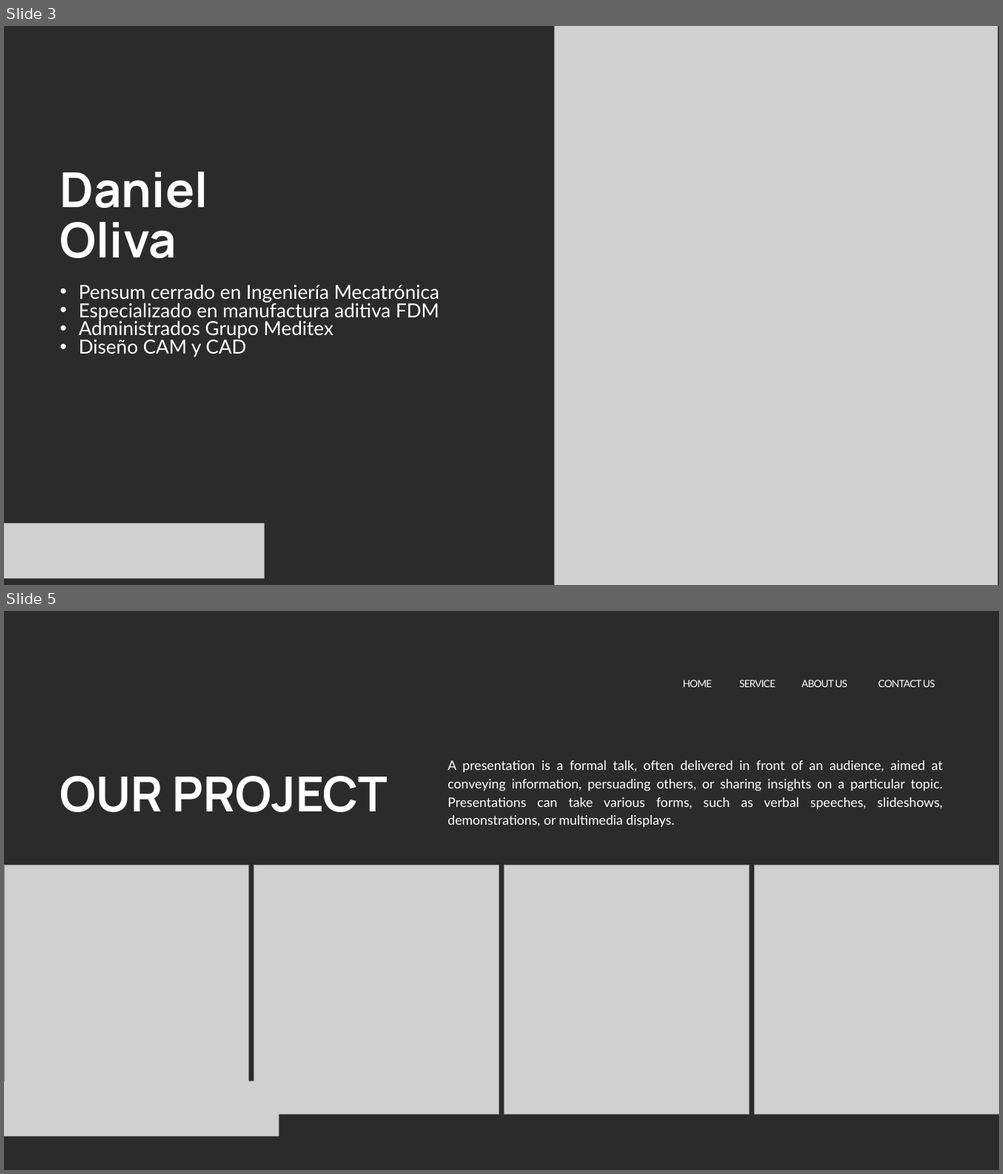
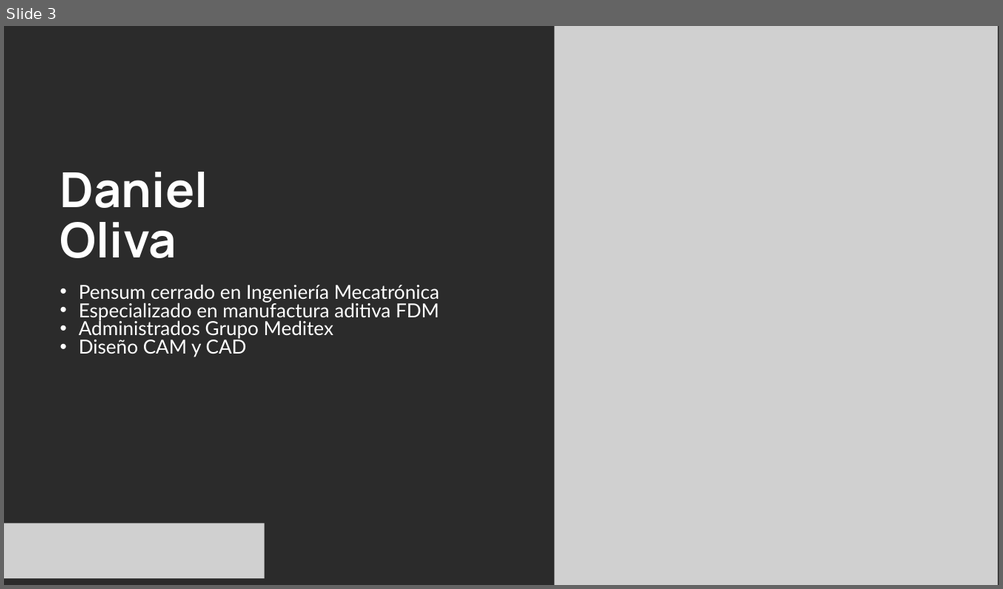
Before and after one commit to PabloJLM/ESPNOW-en-accion, a slide deck: Presentacion ESP NOW.pptx. Shown one above the other, each under a label of ours: slides 3 and 5 before the commit, slide 3 after it; the slides between them are not shown. The pictures are 1003x1174 and 1003x589 pixels, drawn with LibreOffice and Linux fonts; fonts in the diff are those of the drawing; grey boxes stand for pictures; background and template pictures are left out; a plain dark background stands for a picture behind light text. Boxes give left, top, right and bottom in pixels: in the first picture for what was removed or moved away, otherwise in the second. Text is boxed around its words. In the diff, an @@ line names an element or a change of style, - is before the commit and + after.

```diff
--- a/Presentacion ESP NOW.pptx
+++ b/Presentacion ESP NOW.pptx
@@ slide 5 removed at [4,611,999,1170], background picture (left out) @@
@@ text removed at [683,680,711,687] @@
-  HOME
@@ text removed at [739,680,775,687] @@
-  SERVICE
@@ text removed at [801,680,848,687] @@
-  ABOUT US
@@ text removed at [878,680,935,687] @@
-  CONTACT US
@@ text removed at [447,760,942,827] @@
-  A presentation is a formal talk, often delivered in front of an audience, aimed at conveying information, persuading others, or sharing insights on a particular topic. Presentations can take various forms, such as verbal speeches, slideshows, demonstrations, or multimedia displays.
@@ text removed at [60,776,388,812] @@
-OUR PROJECT
@@ group removed at [4,865,999,1115]: 4 pictures @@
@@ picture removed at [4,1082,279,1136] @@
```
Also in this commit, not shown: 2 slides changed, 12 slides added, 4 other slides removed, 1 other file.
